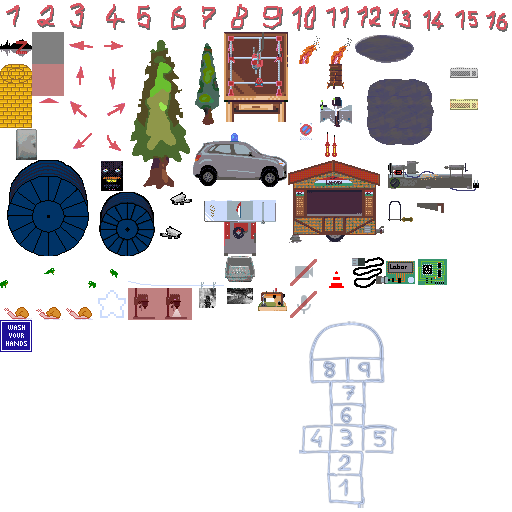
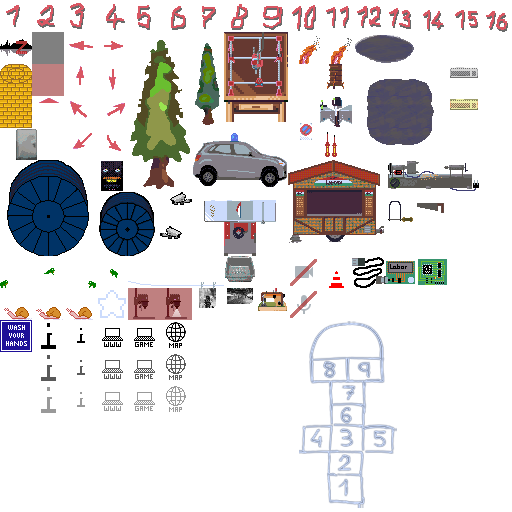
Revision of a layered 512 × 512 image; what changed, layer by layer:
pixels changed over (x1=41, y1=322, x2=186, y2=413) (layer not identified)
